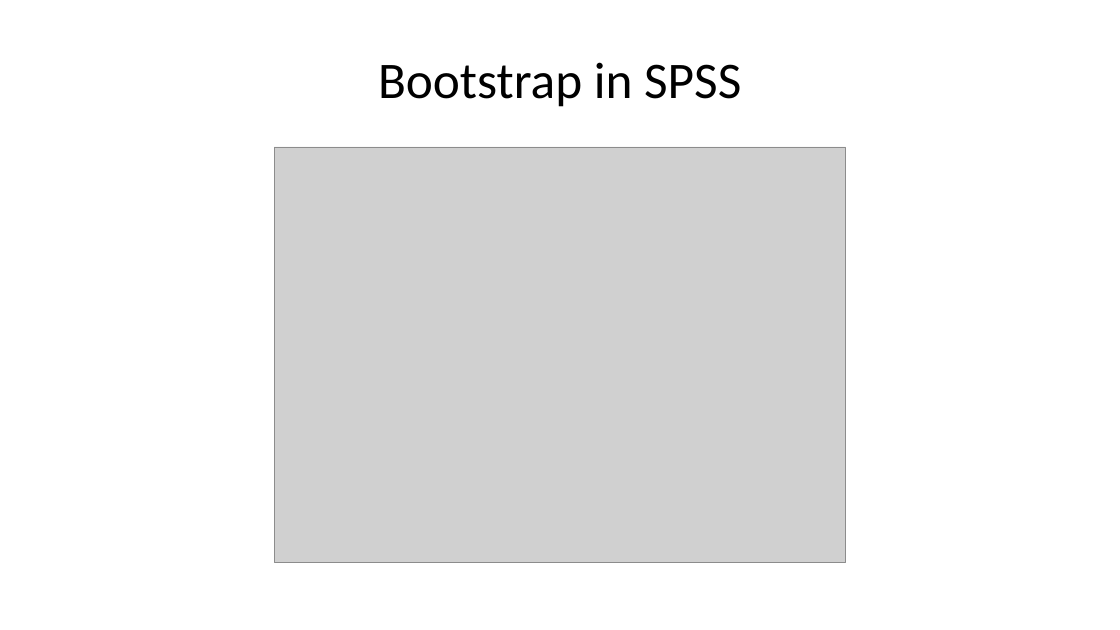
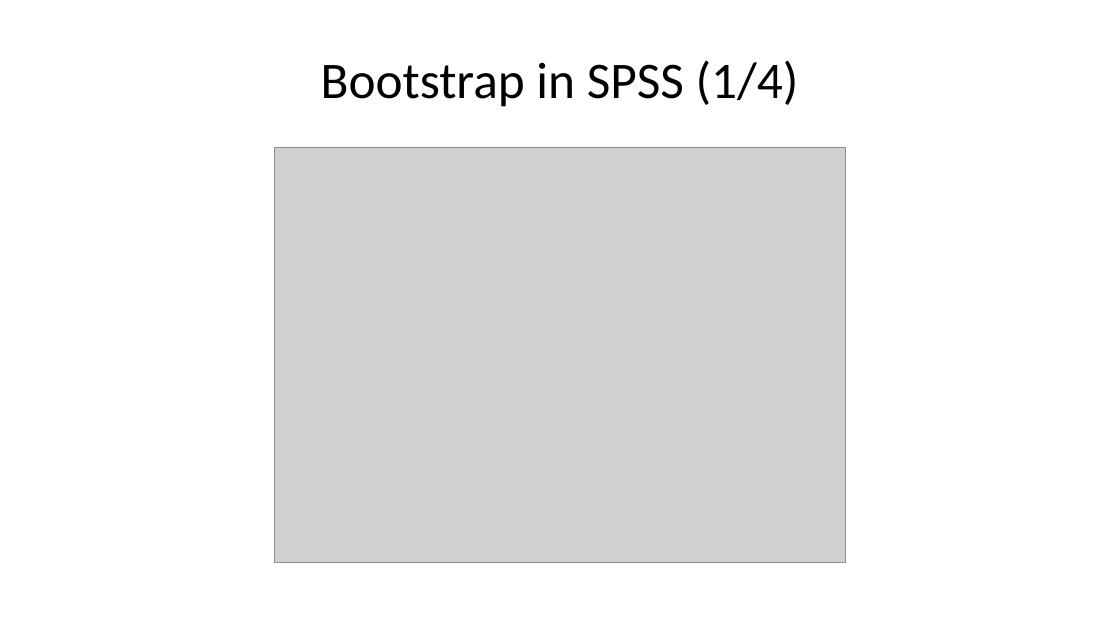
Before and after one commit to pmean/papers-and-presentations, a slide deck: slide 68 of bootstrap/src/bootstrap-slides.pptx. Drawn at 1120x630 pixels with LibreOffice and Linux fonts; fonts in the diff are those of the drawing; grey boxes stand for pictures. Boxes give left, top, right and bottom in pixels: in the first picture for what was removed or moved away, otherwise in the second. Text is boxed around its words. In the diff, an @@ line names an element or a change of style, - is before the commit and + after.

Commit message:
Finalized SPSS example in boostrap-slides

```diff
--- a/bootstrap/src/bootstrap-slides.pptx
+++ b/bootstrap/src/bootstrap-slides.pptx
@@ title at <box>321,60,799,107</box>: text changed @@
-Bootstrap in SPSS
+Bootstrap in SPSS (1/4)
```
Also in this commit, not shown: 3 slides added, 1 slide removed, 3 other files.
